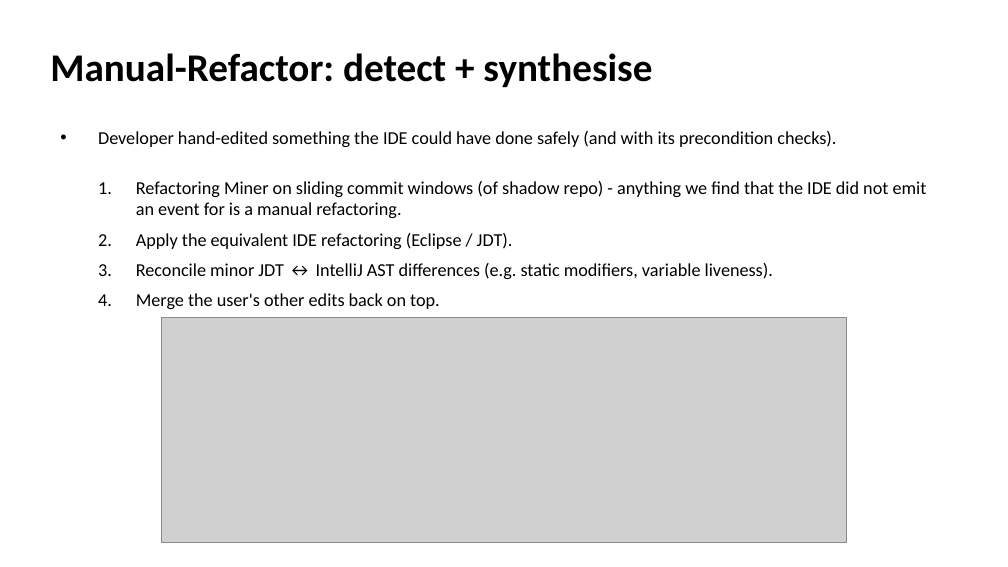
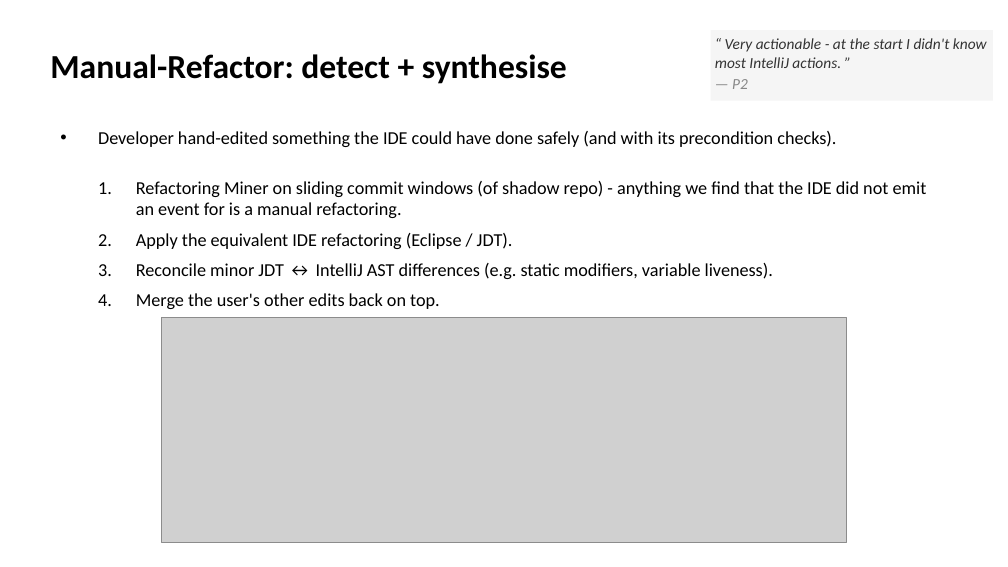
Before and after one commit to EthanHosier/fyp, a slide deck: slide 10 of presentation/slides.pptx. Drawn at 1008x567 pixels with LibreOffice and Linux fonts; fonts in the diff are those of the drawing; grey boxes stand for pictures. Boxes give left, top, right and bottom in pixels: in the first picture for what was removed or moved away, otherwise in the second. Text is boxed around its words. In the diff, an @@ line names an element or a change of style, - is before the commit and + after.

```diff
--- a/presentation/slides.pptx
+++ b/presentation/slides.pptx
@@ text "Manual-Refactor: detect + synthesise" at <box>50,54,567,84</box>: size 28 to 24 pt @@
@@ rectangle added at <box>711,30,993,101</box>, fill #F5F5F5, 11 pt, text #333333, italic @@
+“ Very actionable - at the start I didn't know most IntelliJ actions. ”
+— P2
```
Also in this commit, not shown: 6 other slides changed, 1 other file.
